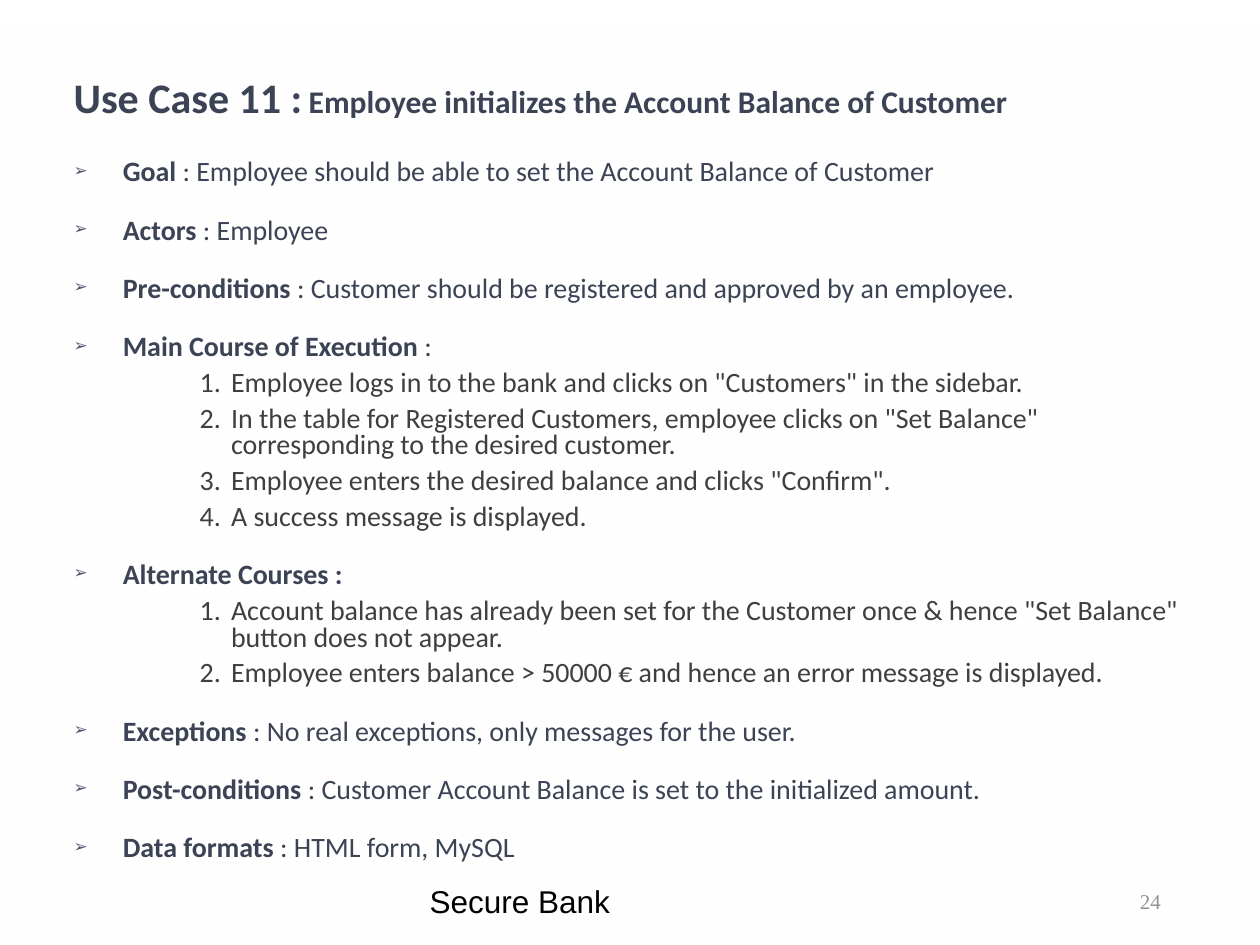
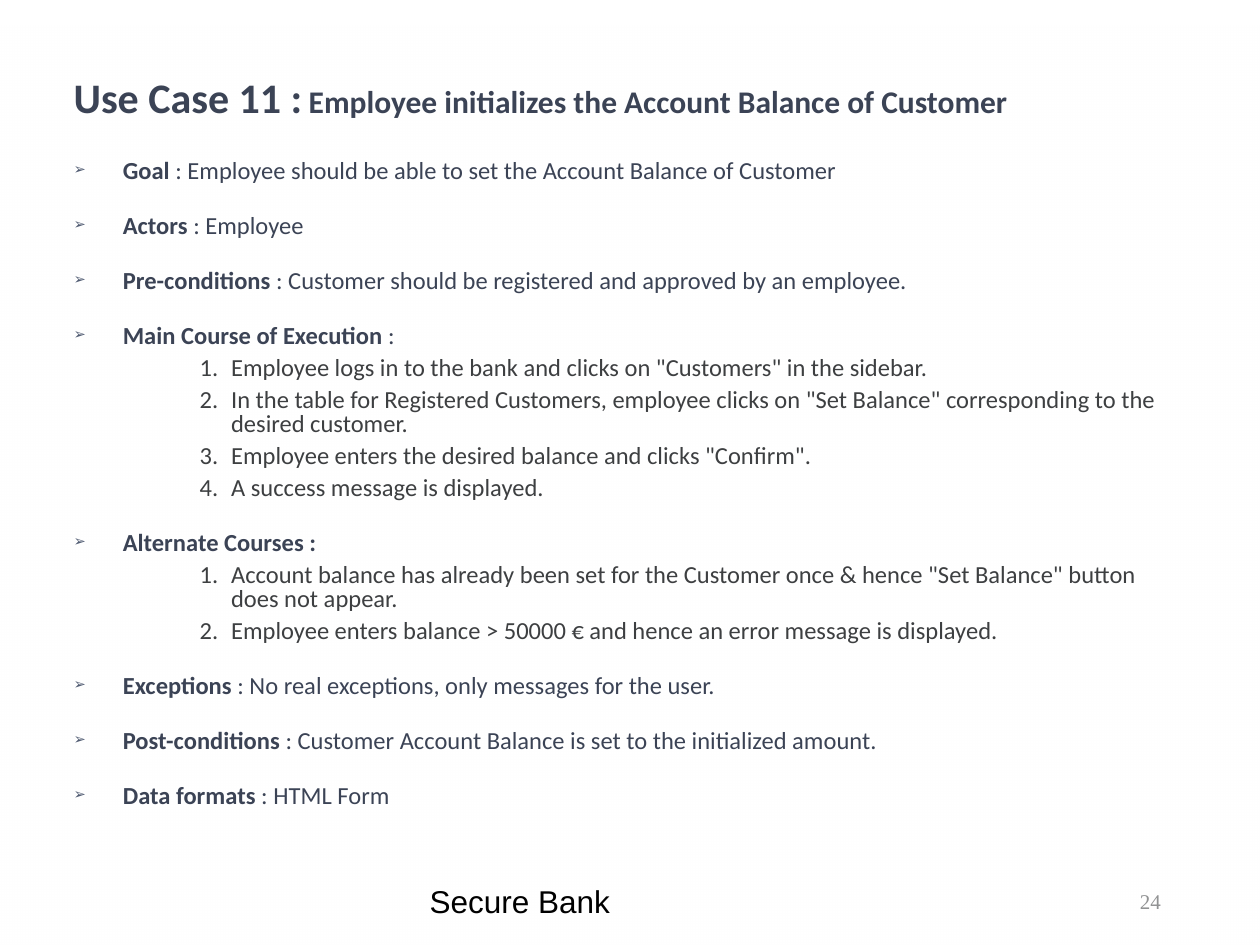
Before and after one commit to kwuerl/secure-coding-team-8, a slide deck: slide 24 of presentations/Phase3.ppt. Drawn at 1260x945 pixels with LibreOffice and Linux fonts; fonts in the diff are those of the drawing; background and template pictures are left out. Boxes give left, top, right and bottom in pixels: in the first picture for what was removed or moved away, otherwise in the second. Text is boxed around its words. In the diff, an @@ line names an element or a change of style, - is before the commit and + after.

```diff
--- a/presentations/Phase3.ppt
+++ b/presentations/Phase3.ppt
@@ text at bbox=[123, 162, 1154, 749]: size 16 to 14 pt @@
@@ text at bbox=[123, 787, 389, 804]: text changed; size 16 to 14 pt; bold on @@
-➢ Data formats : HTML form, MySQL
+➢ Data formats : HTML Form
```
Also in this commit, not shown: 10 other slides changed, 3 slides added.
